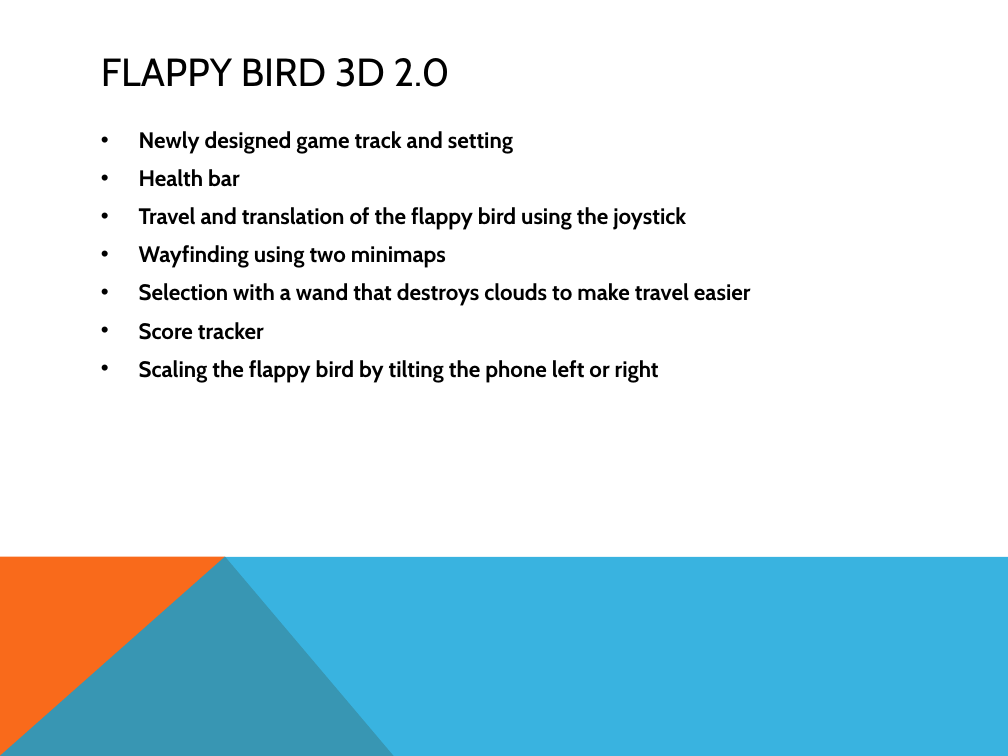
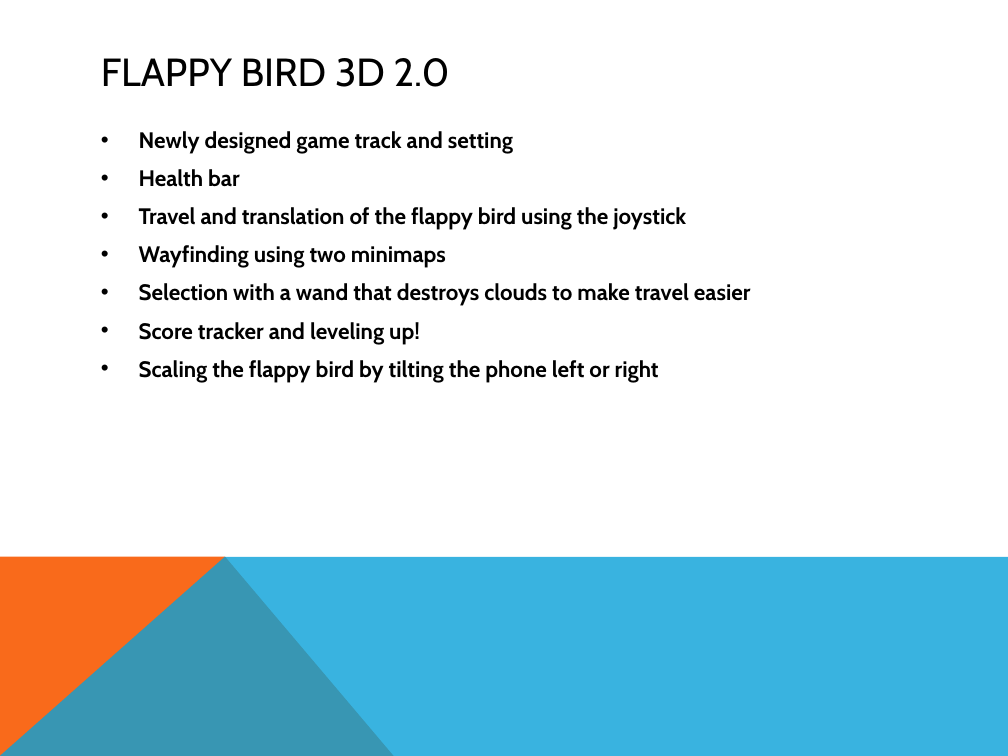
Before and after one commit to jpf2141/FlappyBird3D, a slide deck: slide 3 of final_presentation_slides.pptx. Drawn at 1008x756 pixels with LibreOffice and Linux fonts; fonts in the diff are those of the drawing. Boxes give left, top, right and bottom in pixels: in the first picture for what was removed or moved away, otherwise in the second. Text is boxed around its words. In the diff, an @@ line names an element or a change of style, - is before the commit and + after.

```diff
--- a/final_presentation_slides.pptx
+++ b/final_presentation_slides.pptx
@@ text at [139, 322, 420, 344]: text changed @@
-• Score tracker
+• Score tracker and leveling up!
```
Also in this commit, not shown: 1 other slide changed, 1 slide removed, 1 other file.
